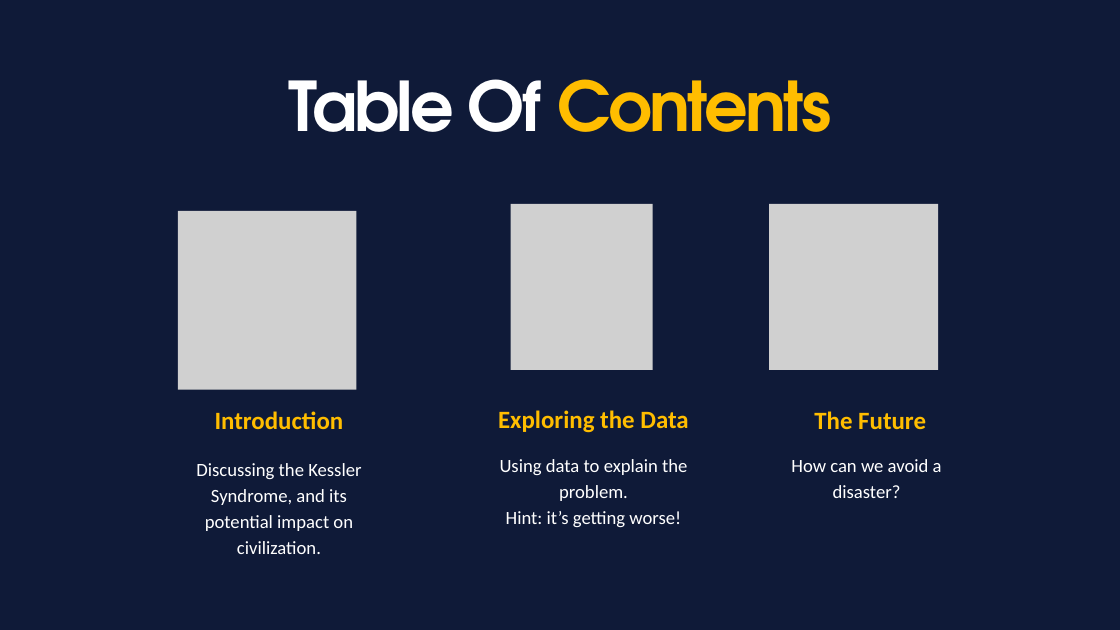
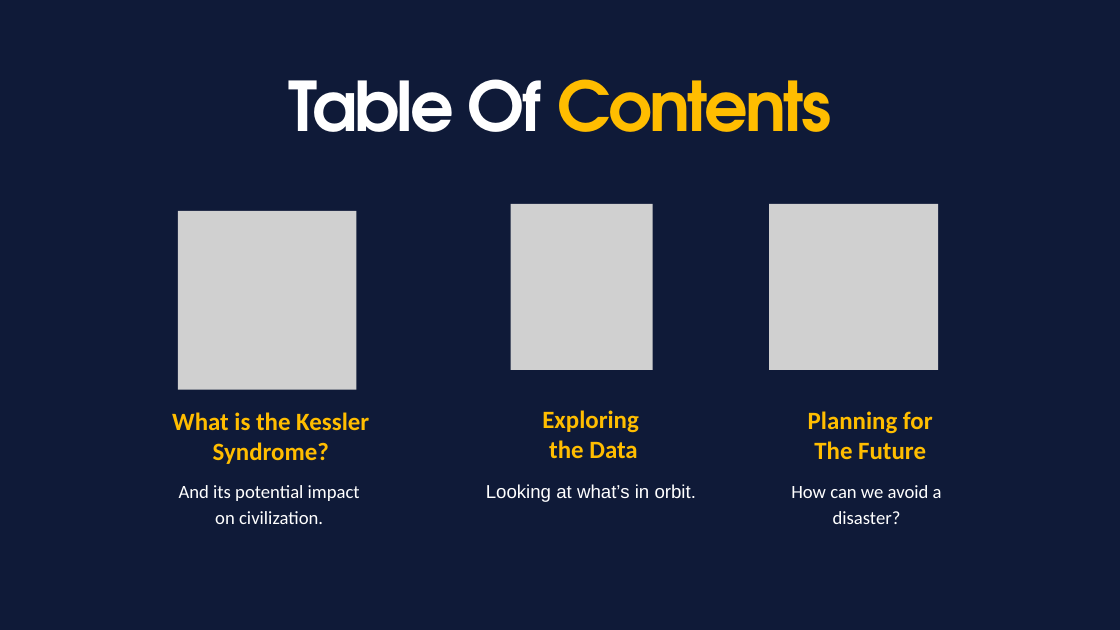
Before and after one commit to daemonchild/cardiffmet-dat5001-visualisation-of-data, a slide deck: slide 2 of assessment/presentation/From Launch to Litter Orbital Overload.pptx. Drawn at 1120x630 pixels with LibreOffice and Linux fonts; fonts in the diff are those of the drawing; grey boxes stand for pictures. Boxes give left, top, right and bottom in pixels: in the first picture for what was removed or moved away, otherwise in the second. Text is boxed around its words. In the diff, an @@ line names an element or a change of style, - is before the commit and + after.

```diff
--- a/assessment/presentation/From Launch to Litter Orbital Overload.pptx
+++ b/assessment/presentation/From Launch to Litter Orbital Overload.pptx
@@ text added at (172, 412, 369, 464), 32 pt, text #FFBD00, bold @@
+What is the Kessler Syndrome?
@@ text removed at (215, 411, 344, 429) @@
-Introduction
@@ text "Exploring the Data" rewrapped from (498, 410, 688, 433) to (542, 410, 639, 458) @@
@@ text at (808, 411, 933, 434): paragraph added @@
+Planning for
@@ text removed at (500, 459, 687, 528) @@
-Using data to explain the problem.
-Hint: it’s getting worse!
@@ text "How can we avoid a ...": place and size @@
-text "How can we avoid a ..." at (791, 459, 942, 498)
+text "How can we avoid a ..." at (791, 485, 942, 524)
@@ text at (179, 485, 360, 524): text changed @@
-Discussing the Kessler Syndrome, and its potential impact on civilization.
+And its potential impact on civilization.
@@ text added at (486, 484, 696, 502), 24 pt, text #FFFFFF @@
+Looking at what’s in orbit.
```
Also in this commit, not shown: 5 other slides changed, 1 slide removed, 8 other files.
